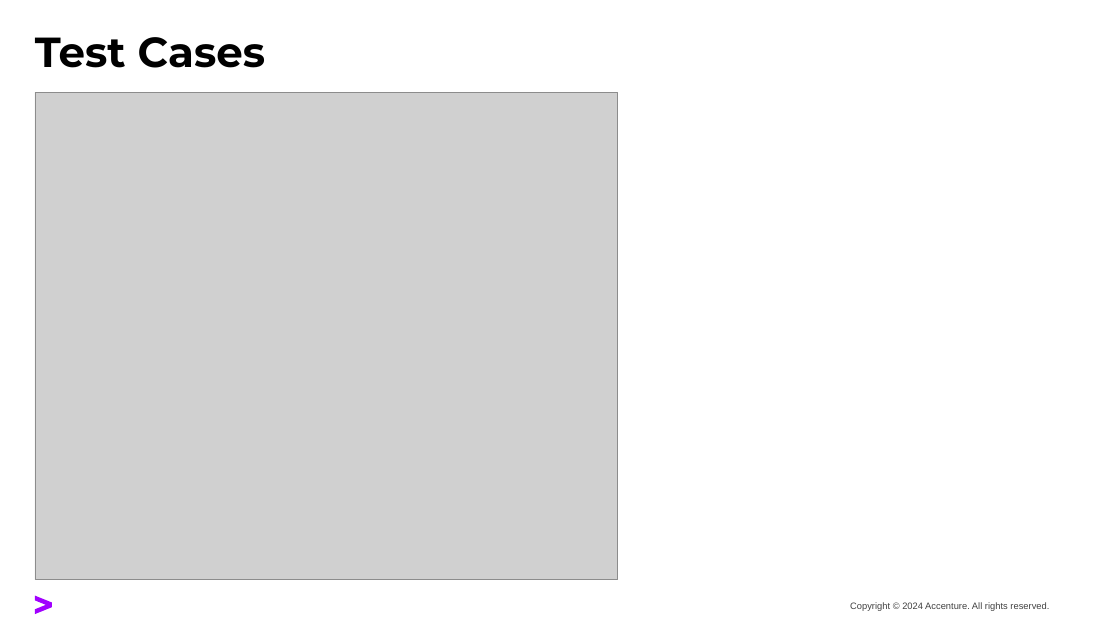
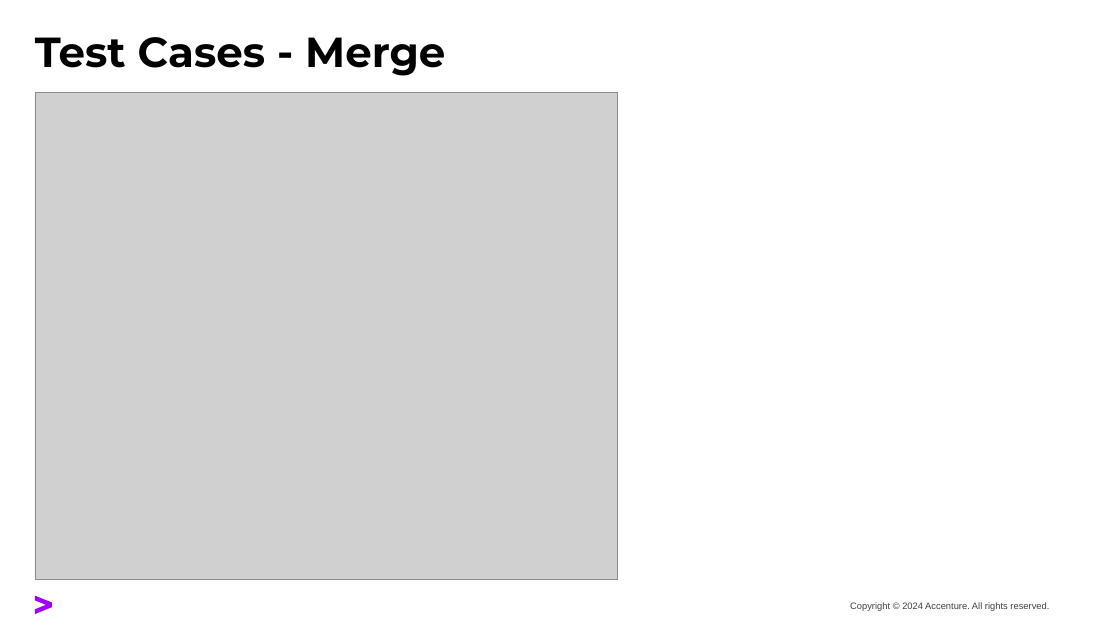
Before and after one commit to gschmutz/iceberg-poc, a slide deck: slide 2 of scd2/python/reporting/iceberg-perf-test.pptx. Drawn at 1120x630 pixels with LibreOffice and Linux fonts; fonts in the diff are those of the drawing; grey boxes stand for pictures. Boxes give left, top, right and bottom in pixels: in the first picture for what was removed or moved away, otherwise in the second. Text is boxed around its words. In the diff, an @@ line names an element or a change of style, - is before the commit and + after.

```diff
--- a/scd2/python/reporting/iceberg-perf-test.pptx
+++ b/scd2/python/reporting/iceberg-perf-test.pptx
@@ title at [35, 37, 445, 76]: text changed @@
-Test Cases
+Test Cases - Merge
```
Also in this commit, not shown: 1 slide added.
